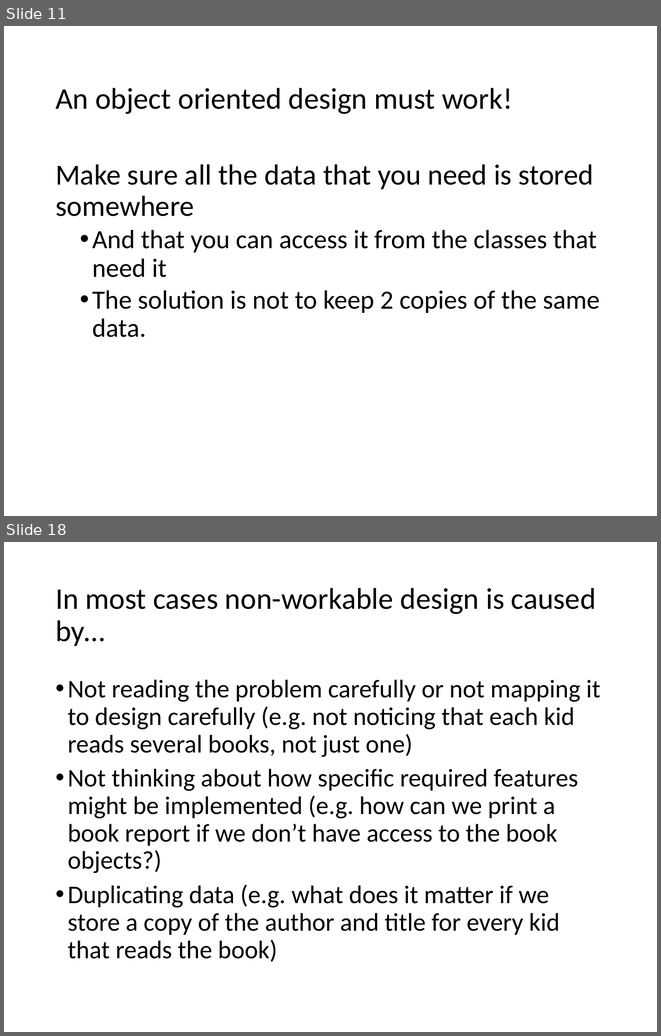
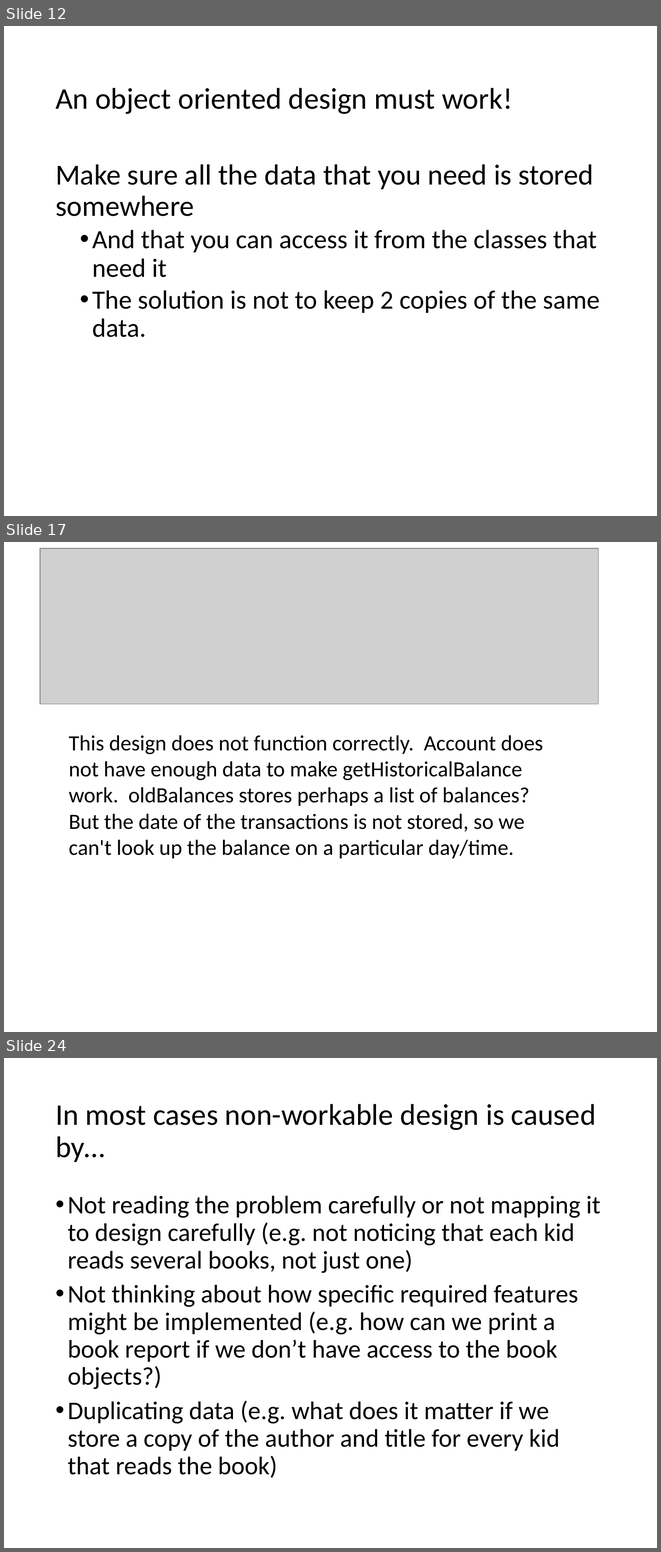
Before and after one commit to RHIT-CSSE/csse220, a slide deck: ClassMaterials/SETechniques/Slides/SoftwareEngineeringTechniques.pptx. Shown one above the other, each under a label of ours: slides 11 and 18 before the commit, slides 12, 17 and 24 after it; the slides between them are not shown. The pictures are 661x1036 and 661x1552 pixels, drawn with LibreOffice and Linux fonts; fonts in the diff are those of the drawing; grey boxes stand for pictures. Boxes give left, top, right and bottom in pixels: in the first picture for what was removed or moved away, otherwise in the second. Text is boxed around its words. In the diff, an @@ line names an element or a change of style, - is before the commit and + after.

Commit message:
revisions for first design lecture

```diff
--- a/ClassMaterials/SETechniques/Slides/SoftwareEngineeringTechniques.pptx
+++ b/ClassMaterials/SETechniques/Slides/SoftwareEngineeringTechniques.pptx
@@ slide 17 added at box(4, 542, 657, 1032), background #FFFFFF @@
@@ picture added at box(40, 548, 598, 704) @@
@@ text added at box(69, 735, 544, 858), 24 pt, text #000000 @@
+This design does not function correctly. Account does not have enough data to make getHistoricalBalance work. oldBalances stores perhaps a list of balances? But the date of the transactions is not stored, so we can't look up the balance on a particular day/time.
@@ what was slide 11 is now slide 12 @@
@@ what was slide 18 is now slide 24 @@
```
Also in this commit, not shown: 8 slides changed, 8 other slides added, 6 slides removed.
